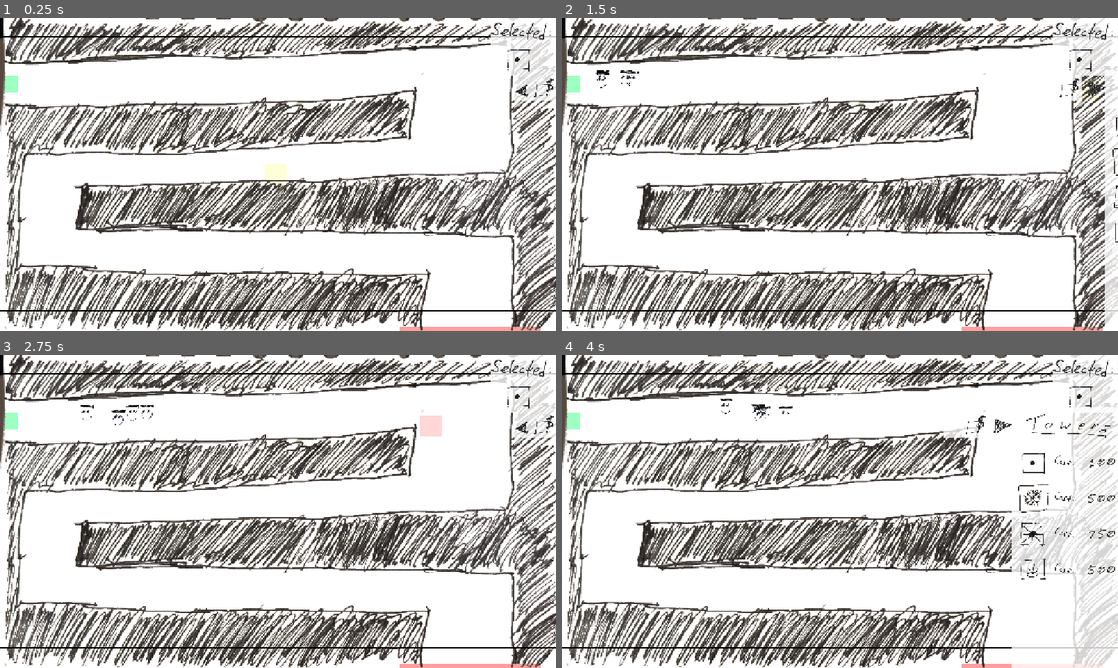
Above: before the commit, frames 1-4 (two rows, left to right).
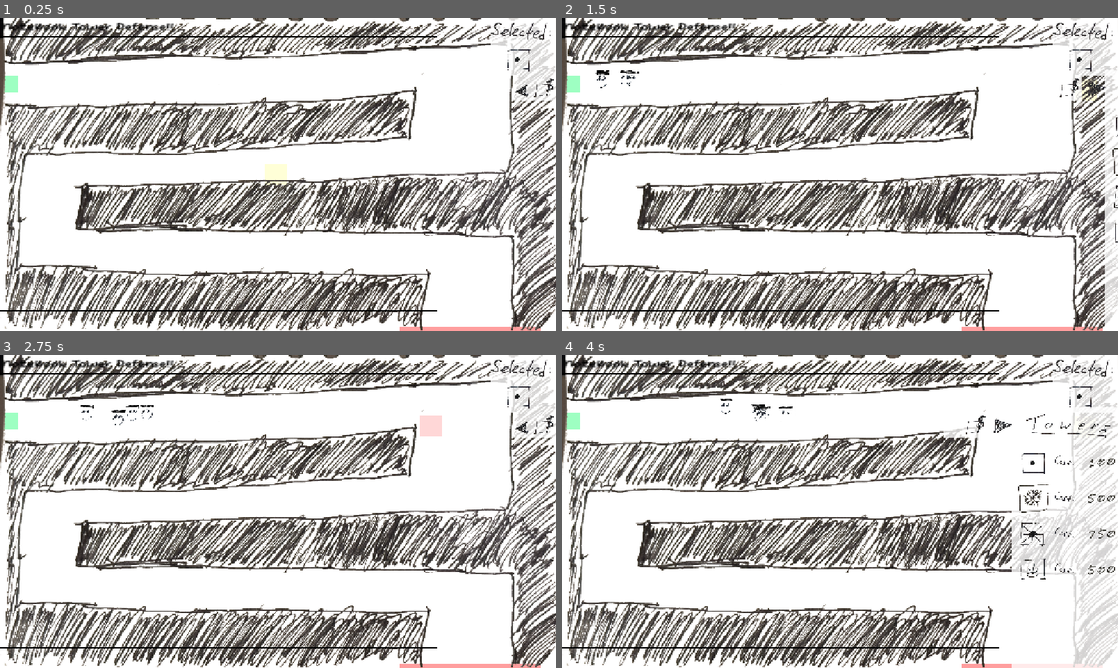
Above: after the commit, the same moments.

Repository: OzuYatamutsu/notebook-tower-defense
Game: Godot game, scene res://levels/level_cools.tscn
Same seed, same stepped clock (60 frames per second), same inputs: the game is played once before the commit and once after it. This scene is started directly instead of the project's main scene.
Inputs (mouse positions are in pixels of both pictures, inside the frame that each line leads up to):
- Up to frame 1 (0.25 s): no input
- Up to frame 2 (1.5 s): click (1106, 86) at 0.5 s; click (1084, 89) at 1.25 s
- Up to frame 3 (2.75 s): click (428, 426) at 2 s
- Up to frame 4 (4 s): click (1106, 423) at 2.75 s; click (1084, 426) at 3.5 s

The runs differ from the first frame. In frame 1, 0.6% of the frame differs, in the area x 0-100%, y 1-94%; in frame 2, 0.6%; in frame 3, 0.6%; in frame 4, 0.6%.

Commit message:
Adjust top and bottom dividers

Diff:
--- a/components/ui.tscn
+++ b/components/ui.tscn
@@ -1,5 +1,6 @@
-[gd_scene load_steps=8 format=3 uid="uid://dhs0soxiwf4lb"]
+[gd_scene load_steps=10 format=3 uid="uid://dhs0soxiwf4lb"]
 
+[ext_resource type="FontFile" uid="uid://gg8s1xc4jyl8" path="res://components/Cheese Potato.otf" id="1_0eatc"]
 [ext_resource type="PackedScene" uid="uid://cfnlgefdgcrs3" path="res://components/MoneyMeter.tscn" id="1_34iyr"]
 [ext_resource type="PackedScene" uid="uid://djugbukw7mfia" path="res://components/LivesMeter.tscn" id="2_k05k2"]
 [ext_resource type="PackedScene" uid="uid://bud4ymw0n8vf8" path="res://components/WaveMeter.tscn" id="3_0eatc"]
@@ -8,25 +9,40 @@
 [ext_resource type="PackedScene" uid="uid://crh5ydle8qkpy" path="res://components/NextWaveMeter.tscn" id="6_23jcn"]
 [ext_resource type="PackedScene" uid="uid://svkoe5vyyv51" path="res://components/TowerUpgradePanel.tscn" id="7_k05k2"]
 
+[sub_resource type="Theme" id="Theme_24715"]
+default_font = ExtResource("1_0eatc")
+Control/colors/default_color = Color(0, 0, 0, 1)
+Control/font_sizes/normal_font_size = 20
+
 [node name="UI" type="CanvasLayer"]
 layer = 2
 
 [node name="TopBar" type="Control" parent="."]
 layout_mode = 3
 anchors_preset = 0
-offset_top = 40.0
-offset_right = 643.0
-offset_bottom = 42.0
+offset_right = 505.0
+offset_bottom = 39.0
 scale = Vector2(1.9916, 1.09183)
 
-[node name="ColorRect" type="ColorRect" parent="TopBar"]
+[node name="Divider" type="ColorRect" parent="TopBar"]
 layout_mode = 1
 anchors_preset = 15
 anchor_right = 1.0
 anchor_bottom = 1.0
+offset_top = 37.0
 grow_horizontal = 2
 grow_vertical = 2
 color = Color(0, 0, 0, 1)
+
+[node name="NTBLabel" type="RichTextLabel" parent="TopBar"]
+layout_mode = 0
+offset_right = 201.0
+offset_bottom = 37.0
+theme = SubResource("Theme_24715")
+text = "Notebook Tower Defense!!"
+fit_content = true
+horizontal_alignment = 1
+vertical_alignment = 1
 
 [node name="BottomBar" type="Control" parent="."]
 layout_mode = 3
@@ -37,11 +53,12 @@
 offset_bottom = 673.0
 scale = Vector2(1.9916, 1.09183)
 
-[node name="ColorRect" type="ColorRect" parent="BottomBar"]
+[node name="Divider" type="ColorRect" parent="BottomBar"]
 layout_mode = 1
 anchors_preset = 15
 anchor_right = 1.0
 anchor_bottom = 1.0
+offset_right = -138.0
 grow_horizontal = 2
 grow_vertical = 2
 color = Color(0, 0, 0, 1)
@@ -98,4 +115,3 @@
 scale = Vector2(0.15, 0.15)
 
 [node name="TowerUpgradePanel" parent="." instance=ExtResource("7_k05k2")]
-visible = false
